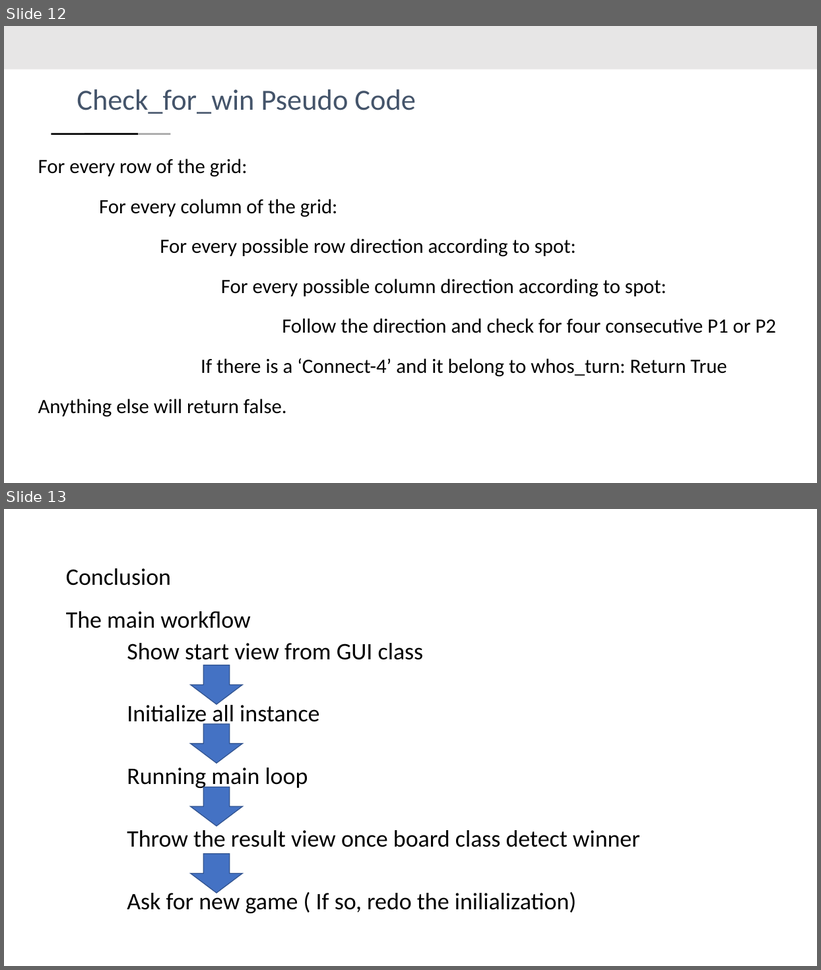
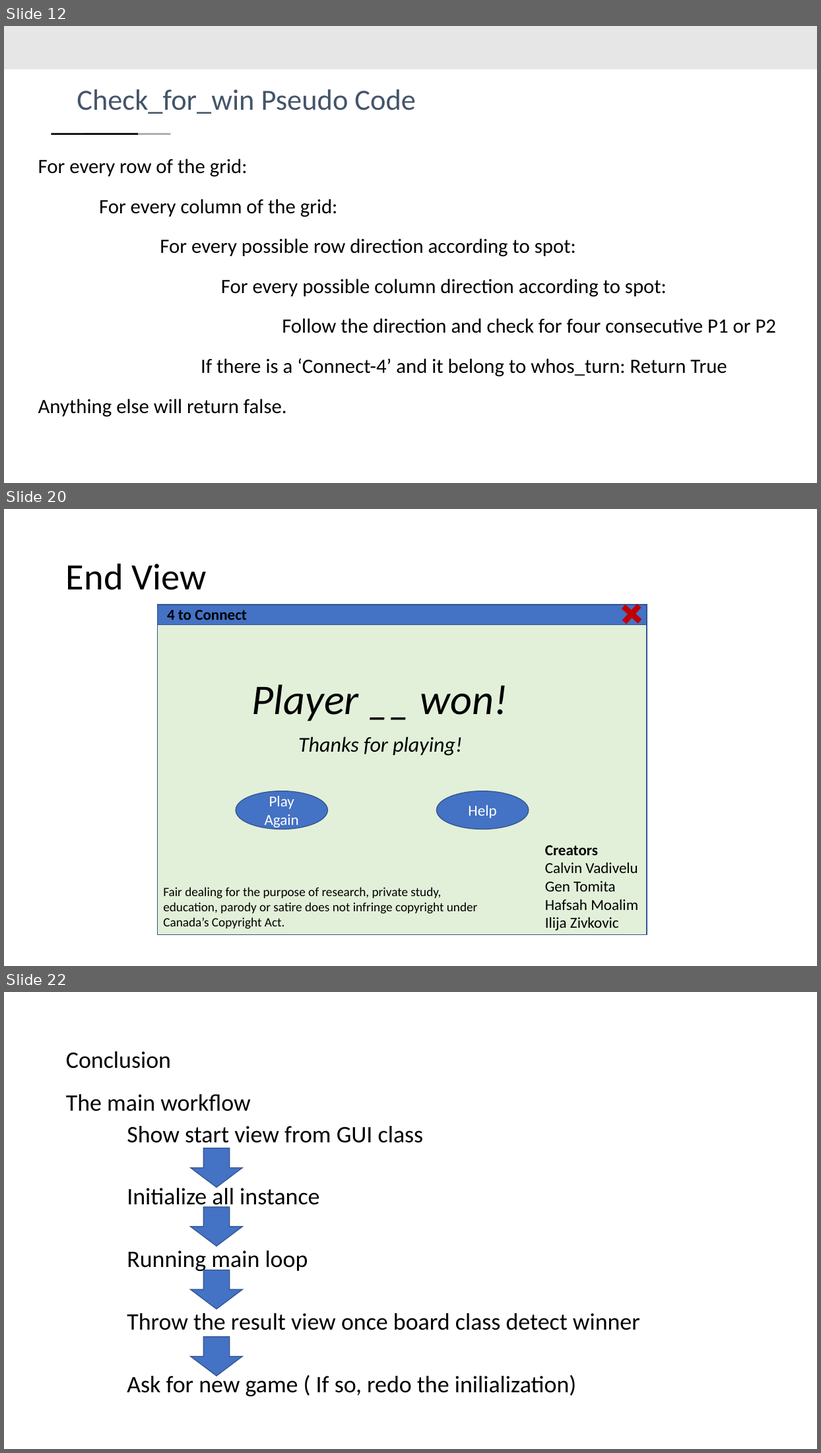
Before and after one commit to yangyaoi/Connect-Four-Project, a slide deck: Documents/design review presentation/Design Presentation Final.pptx. Shown one above the other, each under a label of ours: slides 12 and 13 before the commit, slides 12, 20 and 22 after it; the slides between them are not shown. The pictures are 821x970 and 821x1453 pixels, drawn with LibreOffice and Linux fonts; fonts in the diff are those of the drawing. Boxes give left, top, right and bottom in pixels: in the first picture for what was removed or moved away, otherwise in the second. Text is boxed around its words. In the diff, an @@ line names an element or a change of style, - is before the commit and + after.

```diff
--- a/Documents/design review presentation/Design Presentation Final.pptx
+++ b/Documents/design review presentation/Design Presentation Final.pptx
@@ slide 20 added at [4, 509, 817, 966], background #FFFFFF @@
@@ title added at [66, 563, 207, 590], 44 pt, text #000000 @@
+End View
@@ text added at [252, 685, 508, 722], 50 pt, text #000000, italic @@
+Player __ won!
@@ ellipse added at [436, 791, 529, 830], fill #4472C4, outline #325491 1 pt, 18 pt, text #FFFFFF @@
+Help
@@ group added at [157, 599, 647, 935]: 3 texts, 2 rectangles, 1 plus, 1 ellipse @@
+4 to Connect
+Thanks for playing!
+Play Again
+Creators
+Calvin Vadivelu
+Gen Tomita
+Hafsah Moalim
+Ilija Zivkovic
@@ text added at [163, 887, 478, 929], 15 pt, text #000000 @@
+Fair dealing for the purpose of research, private study, education, parody or satire does not infringe copyright under Canada’s Copyright Act.
@@ what was slide 13 is now slide 22 @@
```
Also in this commit, not shown: 3 slides changed, 8 other slides added.
